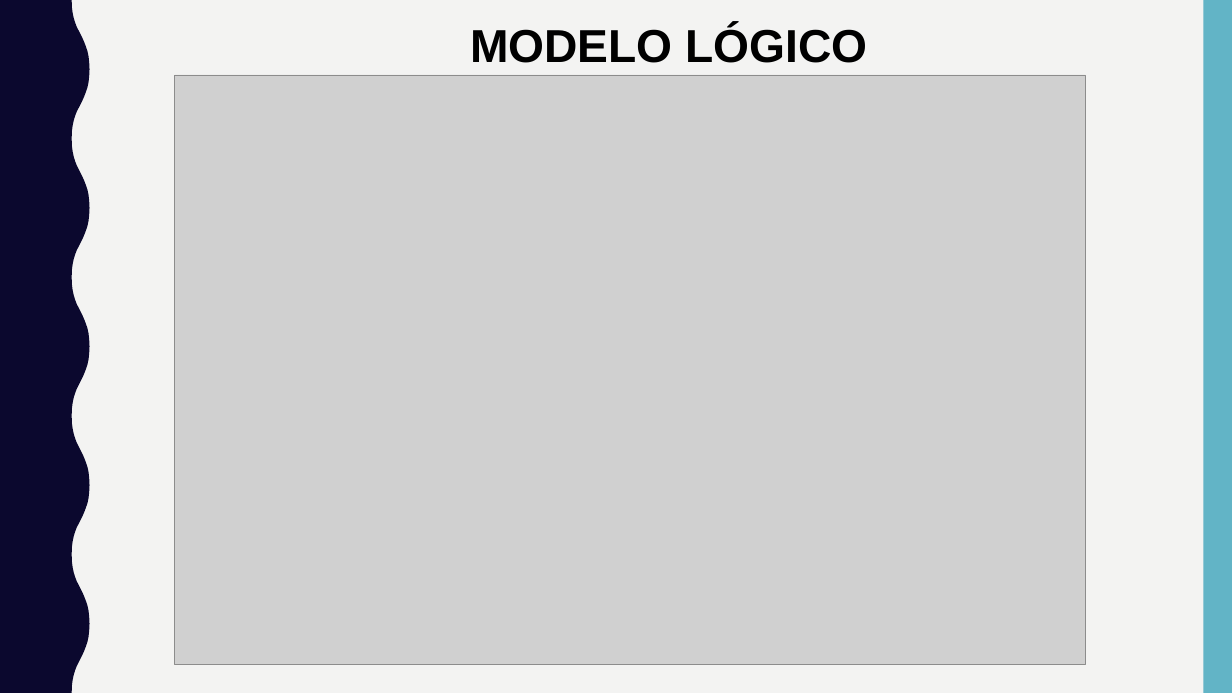
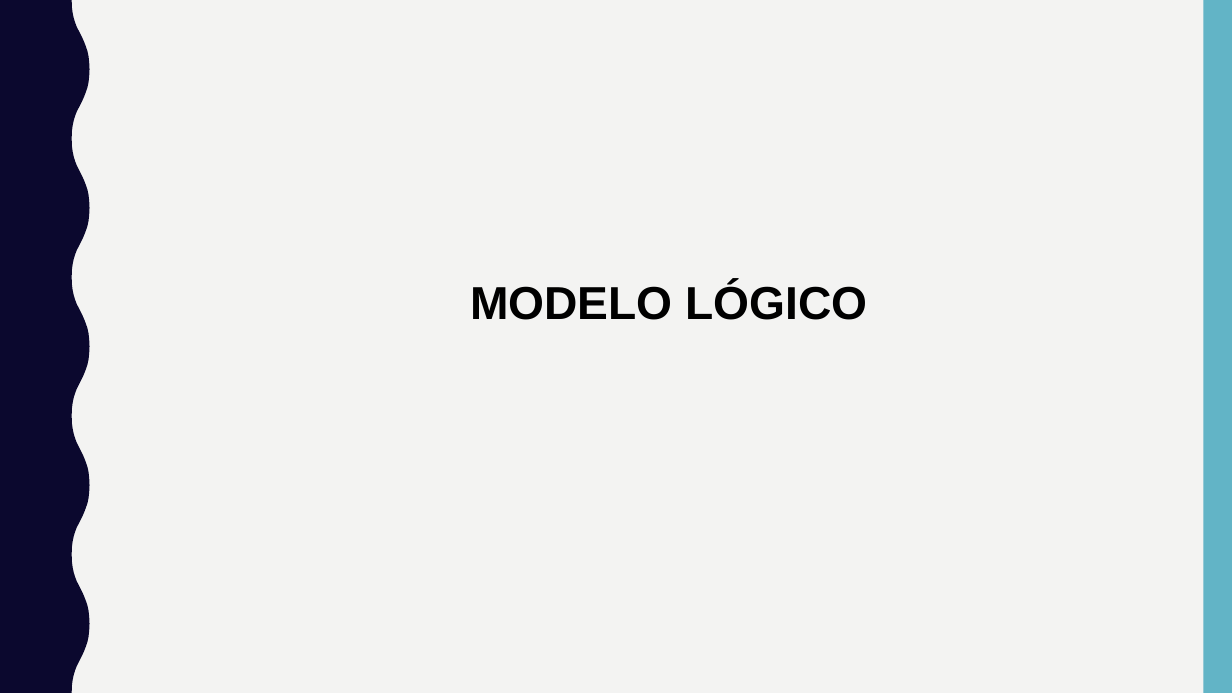
Before and after one commit to adilson-youtube/Relatorio_Sistema_Gestao_TCC, a slide deck: slide 22 of Apresentação/TFC.pptx. Drawn at 1232x693 pixels with LibreOffice and Linux fonts; fonts in the diff are those of the drawing; grey boxes stand for pictures. Boxes give left, top, right and bottom in pixels: in the first picture for what was removed or moved away, otherwise in the second. Text is boxed around its words. In the diff, an @@ line names an element or a change of style, - is before the commit and + after.

```diff
--- a/Apresentação/TFC.pptx
+++ b/Apresentação/TFC.pptx
@@ picture removed at bbox=[175, 75, 1085, 665] @@
@@ text "MODELO LÓGICO": place and size @@
-text "MODELO LÓGICO" at bbox=[470, 25, 868, 63]
+text "MODELO LÓGICO" at bbox=[470, 283, 868, 320]
```
Also in this commit, not shown: 7 other slides changed, 4 slides added, 4 slides removed, 23 other files.
